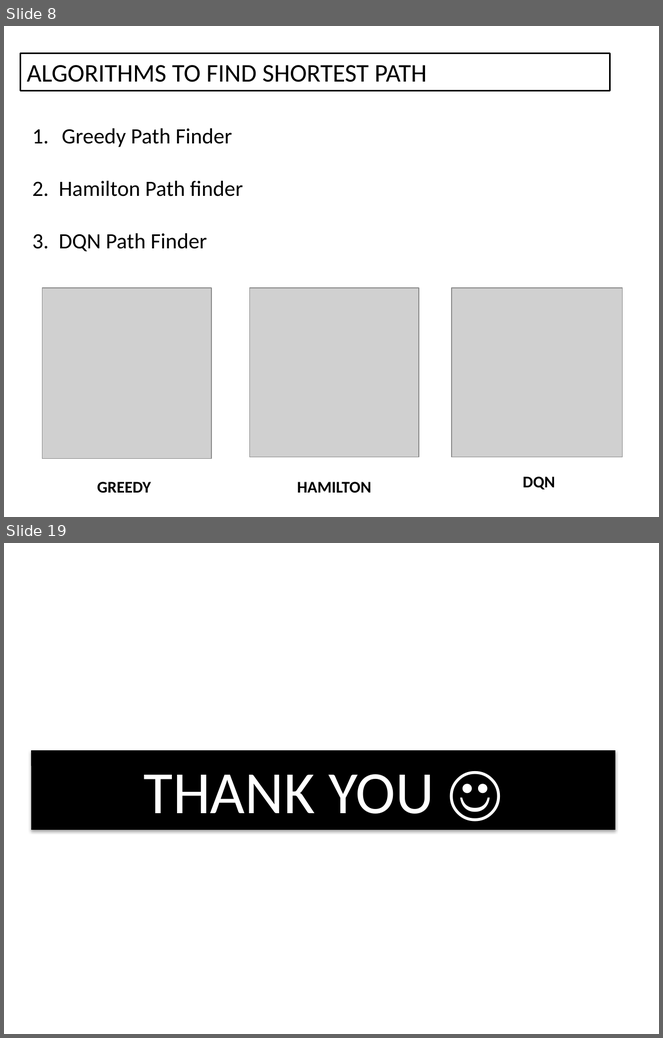
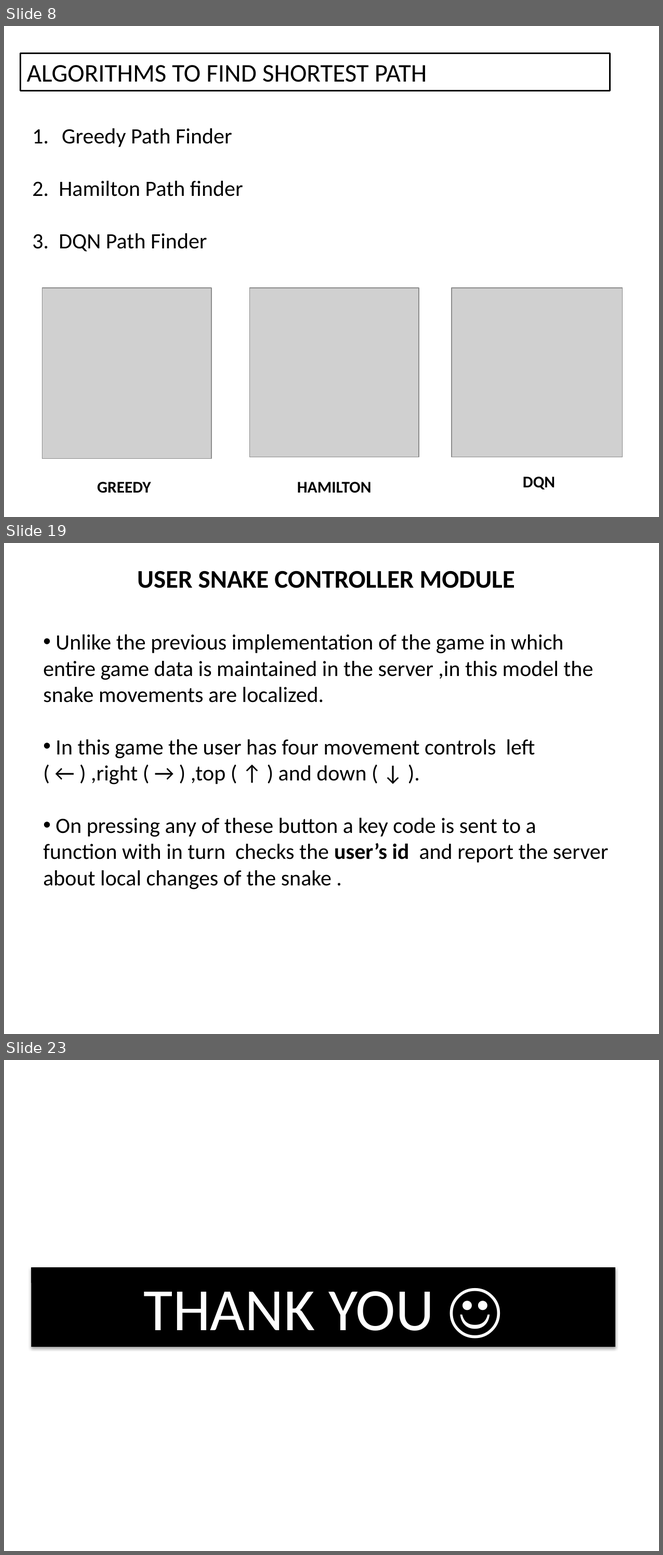
Before and after one commit to Greeny6092/Mini-Project-sem7-, a slide deck: presentation/AI BASED MULTIPLAYER SNAKE GAME(mini project).pptx. Shown one above the other, each under a label of ours: slides 8 and 19 before the commit, slides 8, 19 and 23 after it; the slides between them are not shown. The pictures are 663x1038 and 663x1555 pixels, drawn with LibreOffice and Linux fonts; fonts in the diff are those of the drawing; grey boxes stand for pictures. Boxes give left, top, right and bottom in pixels: in the first picture for what was removed or moved away, otherwise in the second. Text is boxed around its words. In the diff, an @@ line names an element or a change of style, - is before the commit and + after.

```diff
--- a/presentation/AI BASED MULTIPLAYER SNAKE GAME(mini project).pptx
+++ b/presentation/AI BASED MULTIPLAYER SNAKE GAME(mini project).pptx
@@ slide 19 added at [4,543,659,1034], background #FFFFFF @@
@@ text added at [137,571,515,588], 28 pt, text #000000, bold @@
+USER SNAKE CONTROLLER MODULE
@@ text added at [43,634,608,890], 24 pt, text #000000 @@
+• Unlike the previous implementation of the game in which entire game data is maintained in the server ,in this model the snake movements are localized.
+• In this game the user has four movement controls left ( ← ) ,right ( → ) ,top ( ↑ ) and down ( ↓ ).
+• On pressing any of these button a key code is sent to a function with in turn checks the user’s id and report the server about local changes of the snake .
@@ what was slide 19 is now slide 23 @@
```
Also in this commit, not shown: 17 slides changed, 3 other slides added.
